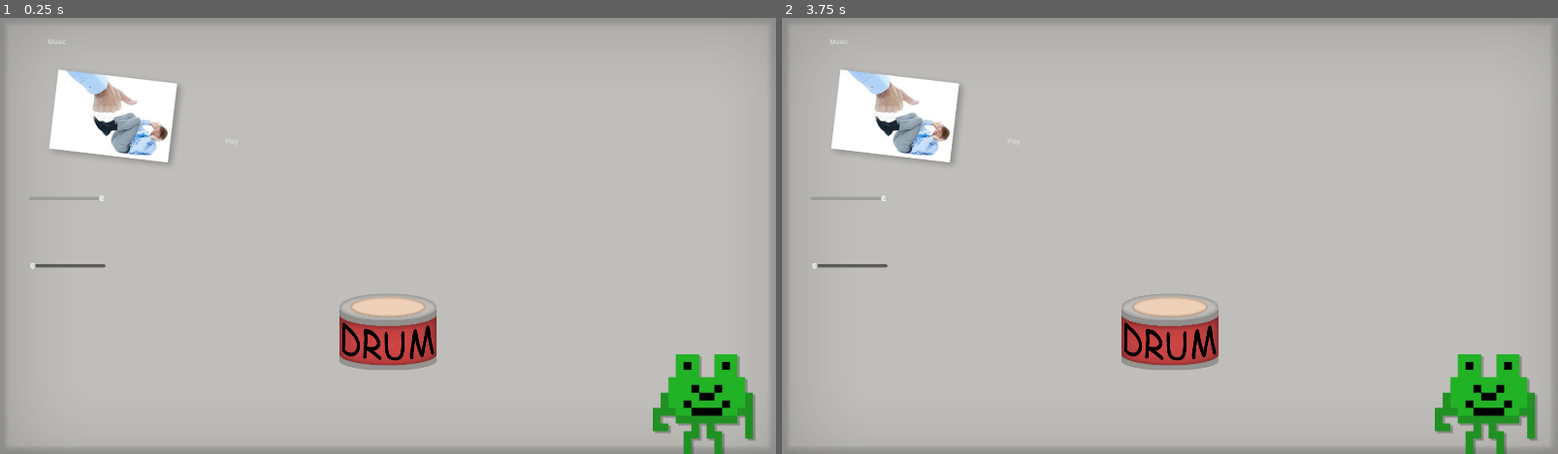
Above: before the commit, frames 1-2 (left to right).
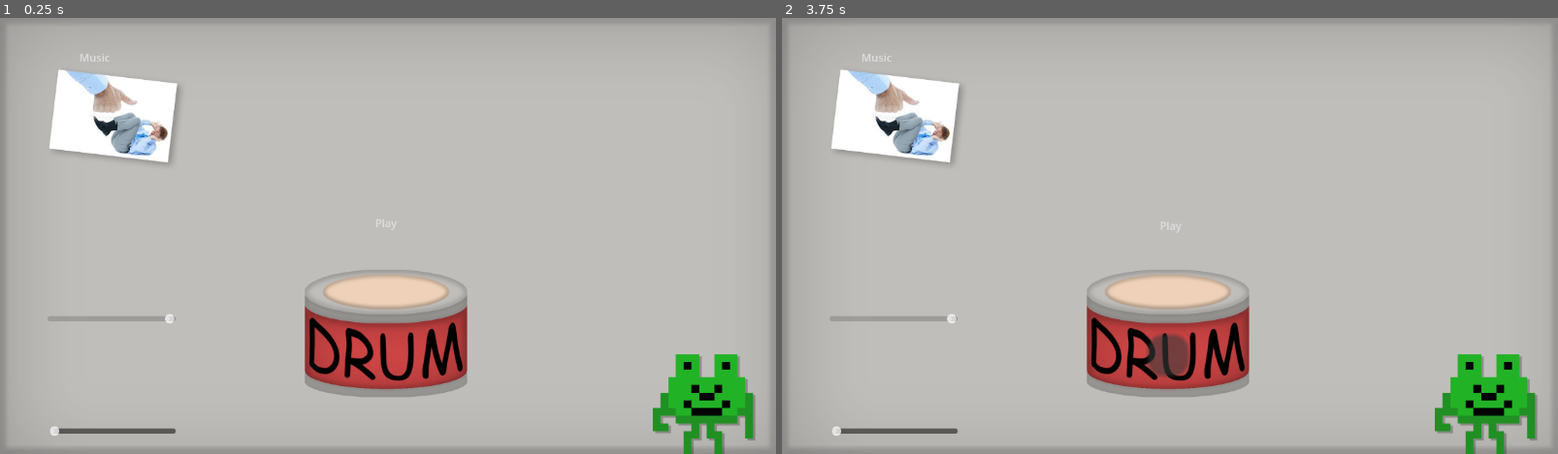
Above: after the commit, the same moments.

Repository: Ava-TU/MusicAssignment2024
Game: Godot game, scene res://Music.tscn
Two runs of this game, one before a commit and one after it. Both use one fixed random seed, a clock stepped at 60 frames per second and the inputs below. The project has no main scene, so this scene is started directly.
Inputs (mouse positions are in pixels of both pictures, inside the frame that each line leads up to; where the layout moved, square brackets give the same spot in the first picture):
- Up to frame 1 (0.25 s): no input
- Up to frame 2 (3.75 s): click (1170, 353) [1170, 345] at 0.5 s; click "Music" at 1.25 s; click "Play" at 2 s; click "Play" (after the commit: "Stop") at 2.75 s; click (1170, 353) [1170, 345] at 3.5 s

The runs differ from the first frame. In frame 1, 5.2% of the frame differs, in the area x 3-97%, y 4-96%; in frame 2, 5.3%.

Commit message:
more stuff not working

Diff:
--- a/musicinstrumenttoy/Music.tscn
+++ b/musicinstrumenttoy/Music.tscn
@@ -21,24 +21,25 @@
 [node name="CanvasLayer" type="CanvasLayer" parent="."]
 
 [node name="HBoxContainer" type="HBoxContainer" parent="CanvasLayer"]
-anchors_preset = 15
-anchor_right = 1.0
+anchors_preset = 7
+anchor_left = 0.5
+anchor_top = 1.0
+anchor_right = 0.5
 anchor_bottom = 1.0
+offset_left = -126.0
+offset_top = -275.0
+offset_right = 119.0
+offset_bottom = -85.0
 grow_horizontal = 2
-grow_vertical = 2
+grow_vertical = 0
 
-[node name="TextureRect" type="TextureRect" parent="."]
-offset_right = 1920.0
-offset_bottom = 1080.0
-texture = ExtResource("6_5ishx")
-
-[node name="Sprite2D" type="Sprite2D" parent="."]
+[node name="Sprite2D" type="Sprite2D" parent="CanvasLayer/HBoxContainer"]
 unique_name_in_owner = true
-position = Vector2(960, 811)
+position = Vector2(123, 129)
 scale = Vector2(0.5, 0.5)
 texture = ExtResource("2_fwaov")
 
-[node name="Button" type="Button" parent="Sprite2D"]
+[node name="Button" type="Button" parent="CanvasLayer/HBoxContainer/Sprite2D"]
 offset_left = 62.0
 offset_top = -62.0
 offset_right = 70.0
@@ -47,10 +48,16 @@
 theme_override_styles/focus = SubResource("StyleBoxEmpty_1pwrs")
 theme_override_styles/normal = SubResource("StyleBoxEmpty_qwlir")
 
-[node name="Button" type="AudioStreamPlayer2D" parent="Sprite2D/Button"]
+[node name="Button" type="AudioStreamPlayer2D" parent="CanvasLayer/HBoxContainer/Sprite2D/Button"]
 unique_name_in_owner = true
 stream = ExtResource("3_ftxv4")
 bus = &"Buttons"
+
+[node name="TextureRect" type="TextureRect" parent="."]
+offset_right = 1920.0
+offset_bottom = 1080.0
+scale = Vector2(0.6, 0.6)
+texture = ExtResource("6_5ishx")
 
 [node name="Pitch1" type="HSlider" parent="."]
 offset_left = 73.0
@@ -89,7 +96,10 @@
 [node name="Node2D" parent="." instance=ExtResource("4_3ddh6")]
 position = Vector2(137, 58)
 
-[connection signal="button_down" from="Sprite2D/Button" to="." method="_on_button_button_down"]
+[node name="Camera2D" type="Camera2D" parent="."]
+anchor_mode = 0
+
+[connection signal="button_down" from="CanvasLayer/HBoxContainer/Sprite2D/Button" to="." method="_on_button_button_down"]
 [connection signal="value_changed" from="Pitch1" to="." method="_on_pitch_1_value_changed"]
 [connection signal="value_changed" from="Volume" to="." method="_on_volume_value_changed"]
 [connection signal="button_down" from="Play/Play" to="." method="_on_play_button_down"]
--- a/musicinstrumenttoy/project.godot
+++ b/musicinstrumenttoy/project.godot
@@ -12,11 +12,10 @@
 
 config/name="MusicInstrumentToy"
 config/features=PackedStringArray("4.3", "Forward Plus")
+boot_splash/bg_color=Color(0, 0, 0, 1)
 config/icon="res://Sprites/DrumRed.png"
 
 [display]
 
-window/size/viewport_width=1920
-window/size/viewport_height=1080
 window/stretch/mode="viewport"
 window/stretch/aspect="expand"
